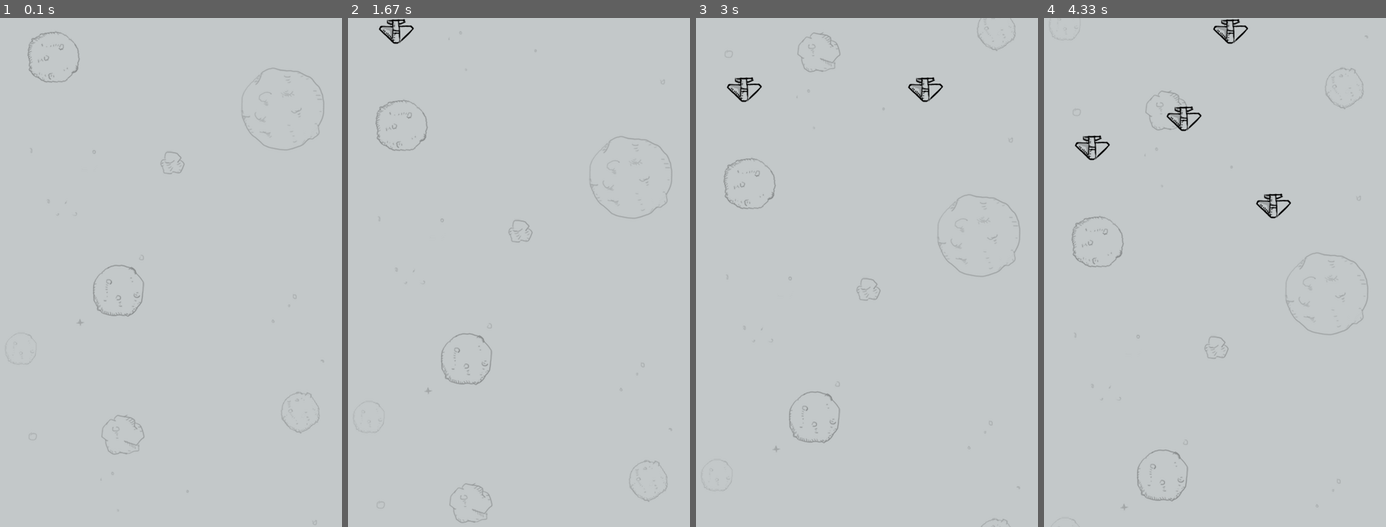
Above: before the commit, frames 1-4 (left to right).
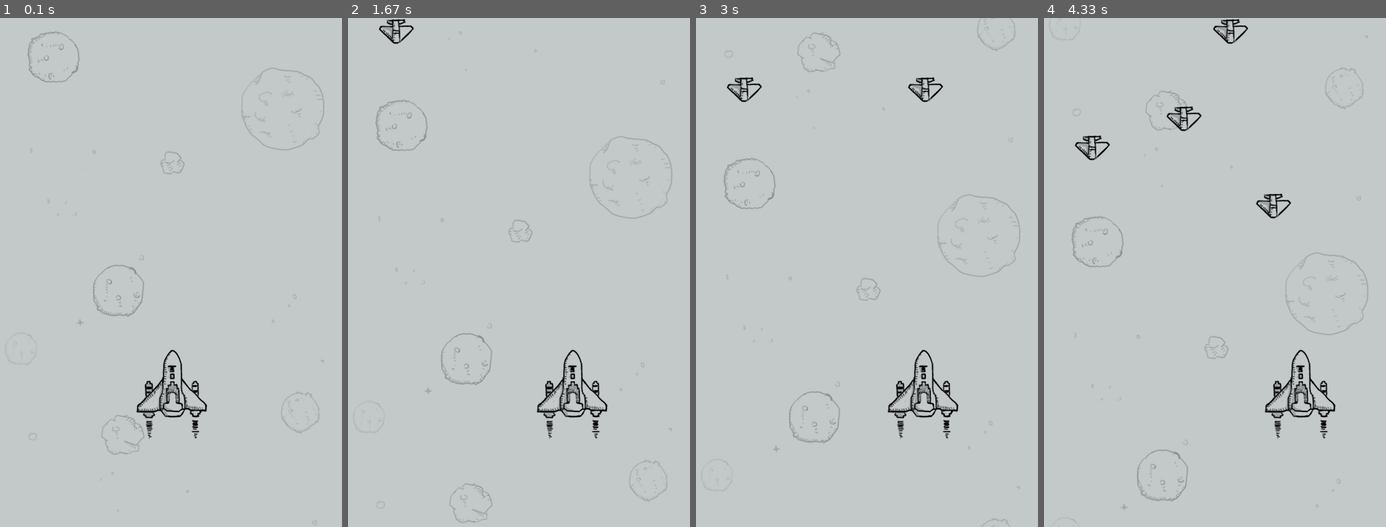
Above: after the commit, the same moments.

Repository: shuoshuren/PlaneWar
Game: pygame game, started from plane_main.py
The game is run twice, just before and just after one commit, with the same random seed, the same clock (stepped at 60 frames per second) and the same inputs.
Inputs:
- Up to frame 1 (0.1 s): no input
- Up to frame 2 (1.67 s): hold Right 0.33-0.8 s; hold Right 0.83-1.3 s; hold Left from 1.33 s (still down)
- Up to frame 3 (3 s): release Left at 1.87 s; hold Left 1.9-2.3 s; hold Right 2.33-2.97 s
- Up to frame 4 (4.33 s): hold Left 3-3.47 s; hold Right 3.5-3.97 s; hold Right from 4 s (still down)

The runs differ from the first frame. In frame 1, 0.9% of the frame differs, in the area x 39-61%, y 65-83%; in frame 2, 0.9%; in frame 3, 0.9%; in frame 4, 0.9%.

Commit message:
英雄精灵实现

Diff:
--- a/plane_main.py
+++ b/plane_main.py
@@ -28,6 +28,10 @@
         # 创建敌机的精灵组
         self.enemy_group = pygame.sprite.Group()
 
+        # 创建英雄的精灵和精灵组
+        self.hero = Hero()
+        self.hero_group = pygame.sprite.Group(self.hero)
+
     def start_game(self):
         print("游戏开始...")
         while True:
@@ -50,12 +54,26 @@
             if event.type == pygame.QUIT:
                 PlaneGame.__game_over()
             elif event.type == CREATE_ENEMY_EVENT:
-                print("敌机出场....")
+                # print("敌机出场....")
                 # 创建敌机精灵
                 enemy = Enemy()
 
                 # 将敌机精灵添加到敌机精灵组
                 self.enemy_group.add(enemy)
+            # elif event.type == pygame.KEYDOWN and event.key == pygame.K_RIGHT:
+            #     print("向右边移动...")
+
+        # 使用键盘提供的方法获取键盘按键
+        keys_pressed = pygame.key.get_pressed()
+        # 判断元组中对应的按键索引值为1
+        if keys_pressed[pygame.K_RIGHT]:
+            print("向右边移动...")
+            self.hero.speed = 2
+        elif keys_pressed[pygame.K_LEFT]:
+            self.hero.speed = -2
+        else:
+            self.hero.speed = 0
+
 
     def __check_collide(self):
         pass
@@ -67,6 +85,9 @@
 
         self.enemy_group.update()
         self.enemy_group.draw(self.screen)
+
+        self.hero_group.update()
+        self.hero_group.draw(self.screen)
 
     @staticmethod
     def __game_over():
--- a/plane_sprites.py
+++ b/plane_sprites.py
@@ -69,3 +69,27 @@
 
     def __del__(self):
         print("敌机挂了 %s" % self.rect)
+
+
+class Hero(GameSpite):
+    """英雄精灵"""
+
+    def __init__(self):
+
+        # 1.调用父类方法，设置image和speed
+        super().__init__("./images/me1.png", 0)
+
+        # 2.设置英雄的位置
+        self.rect.centerx = SCREEN_RECT.centerx
+        self.rect.bottom = SCREEN_RECT.bottom - 120
+
+    def update(self):
+
+        # 英雄在水平方向移动
+        self.rect.x += self.speed
+
+        # 控制英雄不能离开屏幕
+        if self.rect.x < 0:
+            self.rect.x = 0
+        elif self.rect.right > SCREEN_RECT.width:
+            self.rect.right = SCREEN_RECT.width
